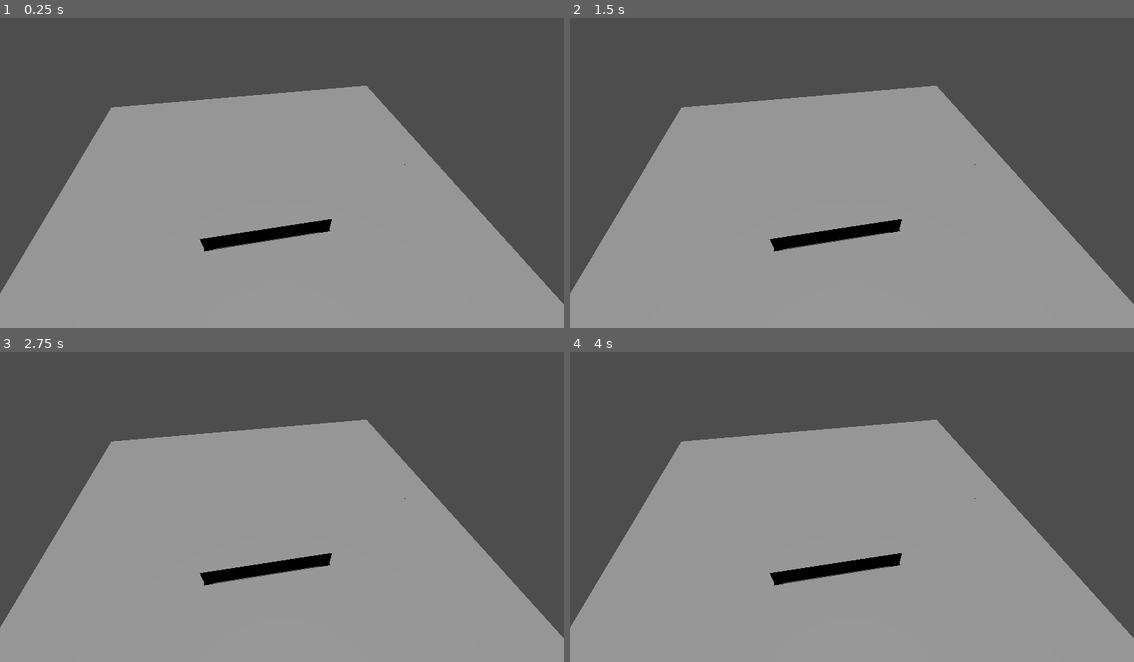
Above: before the commit, frames 1-4 (two rows, left to right).
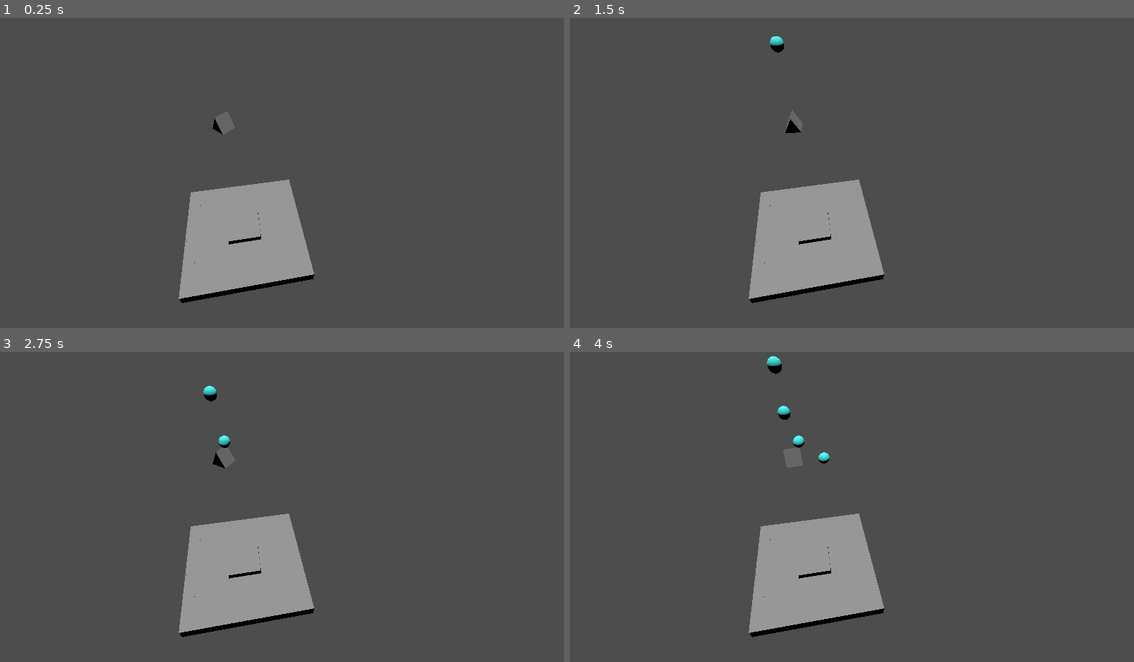
Above: after the commit, the same moments.

Repository: NoLivesRemaining/Sheep-Sling
Game: Godot game, scene res://Scenes/game.tscn
Same seed, same stepped clock (60 frames per second), same inputs: the game is played once before the commit and once after it.
Inputs (mouse positions are in pixels of both pictures, inside the frame that each line leads up to):
- Up to frame 1 (0.25 s): no input
- Up to frame 2 (1.5 s): tap Enter at 0.5 s; move the mouse to (976, 154) at 0.52 s; click (976, 154) at 0.67 s; move the mouse to (739, 185) at 1.27 s; click (739, 185) at 1.42 s
- Up to frame 3 (2.75 s): move the mouse to (338, 432) at 2.02 s; click (338, 432) at 2.17 s
- Up to frame 4 (4 s): move the mouse to (823, 565) at 2.77 s; click (823, 565) at 2.92 s; move the mouse to (1021, 550) at 3.52 s; click (1021, 550) at 3.67 s

The runs differ from the first frame. In frame 1, 51% of the frame differs, in the area x 0-100%, y 21-100%; in frame 2, 51%; in frame 3, 51%; in frame 4, 51%, in the area x 0-100%, y 1-100%.

Commit message:
Added sheep spawning

Diff:
--- a/Bouncy World/Scenes/game.tscn
+++ b/Bouncy World/Scenes/game.tscn
@@ -1,30 +1,14 @@
-[gd_scene load_steps=9 format=3 uid="uid://bo3ye33dg27kd"]
+[gd_scene load_steps=10 format=3 uid="uid://bo3ye33dg27kd"]
 
 [ext_resource type="PackedScene" uid="uid://dtu0r5vfh2cgj" path="res://Scenes/tile.tscn" id="1_sn8an"]
 [ext_resource type="Script" path="res://Scripts/GameManager.gd" id="3_2txsa"]
 [ext_resource type="PackedScene" uid="uid://ditao2fywc1c0" path="res://Scenes/winbox.tscn" id="4_nc5d2"]
+[ext_resource type="PackedScene" uid="uid://crjlq0i2c8mc5" path="res://Scenes/spawnpoint.tscn" id="4_qeli3"]
 
 [sub_resource type="WorldBoundaryShape3D" id="WorldBoundaryShape3D_q8y1m"]
 
 [sub_resource type="PrismMesh" id="PrismMesh_vbbhr"]
 size = Vector3(2, 2, 2)
-
-[sub_resource type="Animation" id="Animation_dav4g"]
-resource_name = "Rotation"
-length = 4.0
-loop_mode = 1
-tracks/0/type = "value"
-tracks/0/imported = false
-tracks/0/enabled = true
-tracks/0/path = NodePath(".:rotation")
-tracks/0/interp = 1
-tracks/0/loop_wrap = true
-tracks/0/keys = {
-"times": PackedFloat32Array(0, 2, 4),
-"transitions": PackedFloat32Array(1, 1, 1),
-"update": 0,
-"values": [Vector3(0, 0, 0), Vector3(0, 3.14159, 0), Vector3(0, 6.28319, 0)]
-}
 
 [sub_resource type="Animation" id="Animation_pqgy6"]
 length = 0.001
@@ -41,6 +25,23 @@
 "values": [Vector3(0, 0, 0)]
 }
 
+[sub_resource type="Animation" id="Animation_dav4g"]
+resource_name = "Rotation"
+length = 4.0
+loop_mode = 1
+tracks/0/type = "value"
+tracks/0/imported = false
+tracks/0/enabled = true
+tracks/0/path = NodePath(".:rotation")
+tracks/0/interp = 1
+tracks/0/loop_wrap = true
+tracks/0/keys = {
+"times": PackedFloat32Array(0, 1, 2),
+"transitions": PackedFloat32Array(1, 1, 1),
+"update": 0,
+"values": [Vector3(0, 0, 0), Vector3(0, 3.14159, 0), Vector3(0, 6.28319, 0)]
+}
+
 [sub_resource type="AnimationLibrary" id="AnimationLibrary_vsou0"]
 _data = {
 "RESET": SubResource("Animation_pqgy6"),
@@ -50,7 +51,7 @@
 [node name="Game" type="Node3D"]
 
 [node name="Camera3D" type="Camera3D" parent="."]
-transform = Transform3D(0.173648, -0.696364, 0.696364, 0, 0.707107, 0.707107, -0.984808, -0.122788, 0.122788, 8.7847, 11.0234, 0.402587)
+transform = Transform3D(0.173648, -0.696364, 0.696364, 0, 0.707107, 0.707107, -0.984808, -0.122788, 0.122788, 26.4593, 42.116, -2.75981)
 fov = 65.8
 
 [node name="DirectionalLight3D" type="DirectionalLight3D" parent="."]
@@ -60,6 +61,9 @@
 unique_name_in_owner = true
 script = ExtResource("3_2txsa")
 
+[node name="Spawnpoint" parent="GameManager" instance=ExtResource("4_qeli3")]
+transform = Transform3D(1, 0, 0, 0, 1, 0, 0, 0, 1, 0, 35, 0)
+
 [node name="TileGroup" type="Node" parent="."]
 
 [node name="Tile" parent="TileGroup" instance=ExtResource("1_sn8an")]
@@ -514,19 +518,17 @@
 [node name="Winbox" parent="." instance=ExtResource("4_nc5d2")]
 transform = Transform3D(1, 0, 0, 0, 1, 0, 0, 0, 1, 0, 1, 0)
 
-[node name="Marker3D" type="Marker3D" parent="."]
-transform = Transform3D(1, 0, 0, 0, 1, 0, 0, 0, 1, 0, 30, 0)
-
 [node name="Spinning Block" type="AnimatableBody3D" parent="."]
-transform = Transform3D(1, 0, 0, 0, 1, 0, 0, 0, 1, 0, 25, 0)
+transform = Transform3D(1, 0, 0, 0, 1, 0, 0, 0, 1, 0.1, 25, 0)
+collision_mask = 3
 input_ray_pickable = false
 
 [node name="MeshInstance3D" type="MeshInstance3D" parent="Spinning Block"]
 mesh = SubResource("PrismMesh_vbbhr")
 
 [node name="CollisionPolygon3D" type="CollisionPolygon3D" parent="Spinning Block"]
-depth = 2.0
-polygon = PackedVector2Array(-0.000805721, 0.992983, -0.999441, -0.996222, 0.998461, -1.00021)
+depth = 3.0
+polygon = PackedVector2Array(-0.000805721, 0.992983, -2.32099, -1.00532, 2.52825, -0.876522)
 
 [node name="AnimationPlayer" type="AnimationPlayer" parent="Spinning Block"]
 libraries = {
--- a/Bouncy World/Scenes/sheep.tscn
+++ b/Bouncy World/Scenes/sheep.tscn
@@ -14,6 +14,7 @@
 
 [node name="Sheep" type="RigidBody3D" groups=["Sheep"]]
 collision_layer = 2
+collision_mask = 3
 script = ExtResource("1_c6xbk")
 
 [node name="MeshInstance3D" type="MeshInstance3D" parent="."]
--- /dev/null
+++ b/Bouncy World/Scenes/spawnpoint.tscn
@@ -0,0 +1,11 @@
+[gd_scene load_steps=2 format=3 uid="uid://crjlq0i2c8mc5"]
+
+[ext_resource type="Script" path="res://Scripts/SheepSpawner.gd" id="1_27gnk"]
+
+[node name="Spawnpoint" type="Marker3D"]
+script = ExtResource("1_27gnk")
+
+[node name="Timer" type="Timer" parent="."]
+autostart = true
+
+[connection signal="timeout" from="Timer" to="." method="_on_timer_timeout"]
--- a/Bouncy World/Scenes/tile.tscn
+++ b/Bouncy World/Scenes/tile.tscn
@@ -17,6 +17,4 @@
 [node name="CollisionShape3D" type="CollisionShape3D" parent="Area3D"]
 shape = SubResource("BoxShape3D_m2ttd")
 
-[connection signal="area_entered" from="Area3D" to="." method="_on_area_3d_area_entered"]
-[connection signal="body_entered" from="Area3D" to="." method="_on_area_3d_body_entered"]
 [connection signal="input_event" from="Area3D" to="." method="_on_area_3d_input_event"]
--- a/Bouncy World/Scripts/GameManager.gd
+++ b/Bouncy World/Scripts/GameManager.gd
@@ -7,15 +7,19 @@
 var sheepScore = 0
 
 func _ready():
-	sheepCount = sheepRandomiser.randf_range(3, 6)
-	for n in sheepCount:
-		var new_sheep = sheep.instantiate()
+	sheepCount = sheepRandomiser.randi_range(3, 6)
 
 func add_point():
 	sheepScore += 1
 	check_Score()
 
 
+func spawn():
+	var new_sheep = sheep.instantiate()
+	new_sheep.global_position = $Spawnpoint.global_position
+	add_child(new_sheep)
+
+
 func check_Score():
 	if(sheepScore == sheepCount):
 		print("Win!")
--- /dev/null
+++ b/Bouncy World/Scripts/SheepSpawner.gd
@@ -0,0 +1,11 @@
+extends Marker3D
+
+var spawnCount = 0
+
+@onready var game_manager = %GameManager
+
+
+func _on_timer_timeout():
+	if(spawnCount != game_manager.sheepCount):
+		game_manager.spawn()
+		spawnCount += 1
--- a/Bouncy World/Scripts/TileControl.gd
+++ b/Bouncy World/Scripts/TileControl.gd
@@ -12,7 +12,7 @@
 const roundingThreshold = 0.1
 
 
-func _on_area_3d_input_event(camera, event, position, normal, shape_idx):
+func _on_area_3d_input_event(camera, event, positions, normal, shape_idx):
 	if event is InputEventMouseButton:
 		if event.button_index == MOUSE_BUTTON_LEFT and event.pressed == true:
 			self.isPickedUp = true
